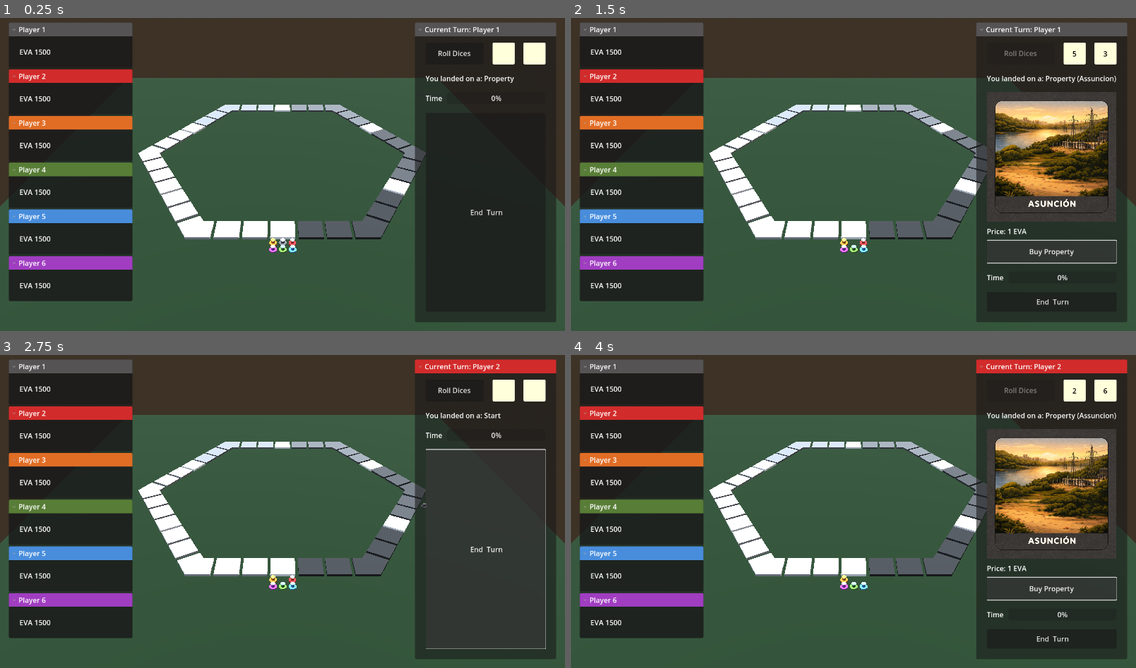
Above: before the commit, frames 1-4 (two rows, left to right).
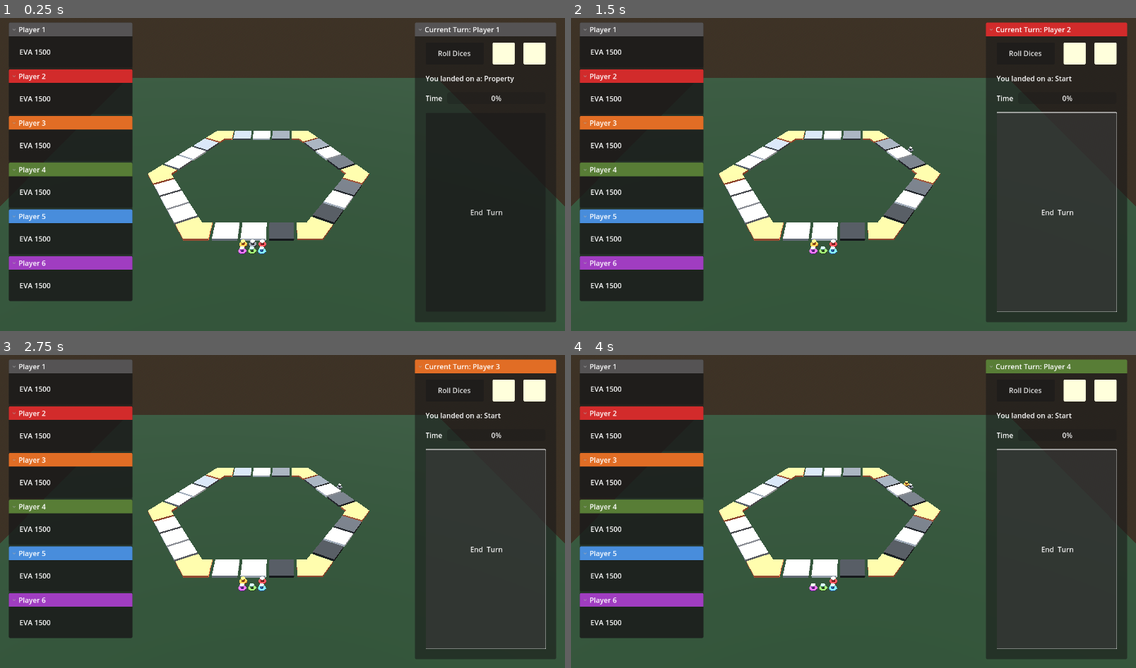
Above: after the commit, the same moments.

Repository: Falafel-Open-Games/evanopolis-ui-slice
Game: Godot game, scene res://scenes/game.tscn
Same seed, same stepped clock (60 frames per second), same inputs: the game is played once before the commit and once after it.
Inputs (mouse positions are in pixels of both pictures, inside the frame that each line leads up to):
- Up to frame 1 (0.25 s): no input
- Up to frame 2 (1.5 s): click "Roll Dices" at 0.5 s; click (1051, 252) at 1.25 s, where only the run before the commit has a clickable "Buy Property"
- Up to frame 3 (2.75 s): click "End Turn" at 2 s
- Up to frame 4 (4 s): click "Roll Dices" at 2.75 s; click (1051, 589) at 3.5 s, where only the run before the commit has a clickable "Buy Property"

The runs differ from the first frame. In frame 1, 7.0% of the frame differs, in the area x 24-76%, y 27-76%; in frame 2, 17%, in the area x 24-99%, y 1-98%; in frame 3, 8.0%; in frame 4, 17%.

Commit message:
docs: board layout spec and 24-tile test layout
Notes:
- Reduced board size to 24 for local testing only before the upcoming refactor PR.

Diff:
--- a/godot/project.godot
+++ b/godot/project.godot
@@ -15,12 +15,12 @@
 config/features=PackedStringArray("4.5")
 config/icon="res://icon.svg"
 
+[autoload]
+
+Palette="*res://scripts/autoload/color_palette.gd"
+
 [display]
 
 window/size/viewport_width=1280
 window/size/viewport_height=720
 window/size/mode=2
-
-[autoload]
-
-Palette="*res://scripts/autoload/color_palette.gd"
--- a/godot/scenes/game.tscn
+++ b/godot/scenes/game.tscn
@@ -60,25 +60,26 @@
 transform = Transform3D(1, 0, 0, 0, 1, 0, 0, 0, 1, -0.14096236, 0, 0.25193307)
 
 [node name="SideStrip1" parent="tiles" instance=ExtResource("2_s0k7h")]
+transform = Transform3D(1, 0, 0, 0, 1, 0, 0, 0, 1, -0.0020422935, 0, 0.003063351)
 
 [node name="SideStrip2" parent="tiles" instance=ExtResource("2_s0k7h")]
-transform = Transform3D(0.49999997, 0, 0.86602545, 0, 1, 0, -0.86602545, 0, 0.49999997, 0.28620952, 0, -0.0019304231)
+transform = Transform3D(0.49999997, 0, 0.86602545, 0, 1, 0, -0.86602545, 0, 0.49999997, 0.19371998, 0, 0.00096845627)
 
 [node name="SideStrip3" parent="tiles" instance=ExtResource("2_s0k7h")]
-transform = Transform3D(-0.50000006, 0, 0.8660254, 0, 1, 0, -0.8660254, 0, -0.50000006, 0.42784536, 0, -0.25294417)
+transform = Transform3D(-0.50000006, 0, 0.8660254, 0, 1, 0, -0.8660254, 0, -0.50000006, 0.28882664, 0, -0.1696936)
 
 [node name="SideStrip4" parent="tiles" instance=ExtResource("2_s0k7h")]
-transform = Transform3D(-1, 0, -8.742278e-08, 0, 1, 0, 8.742278e-08, 0, -1, 0.28227258, 0, -0.50005245)
+transform = Transform3D(-1, 0, -8.742278e-08, 0, 1, 0, 8.742278e-08, 0, -1, 0.18880007, 0, -0.3374564)
 
 [node name="SideStrip5" parent="tiles" instance=ExtResource("2_s0k7h")]
-transform = Transform3D(-0.50000006, 0, -0.8660254, 0, 1, 0, 0.8660254, 0, -0.50000006, -0.004400134, 0, -0.49770635)
+transform = Transform3D(-0.50000006, 0, -0.8660254, 0, 1, 0, 0.8660254, 0, -0.50000006, -0.0050759763, 0, -0.33558646)
 
 [node name="SideStrip6" parent="tiles" instance=ExtResource("2_s0k7h")]
-transform = Transform3D(0.49999997, 0, -0.86602545, 0, 1, 0, 0.86602545, 0, 0.49999997, -0.1462281, 0, -0.24818012)
+transform = Transform3D(0.49999997, 0, -0.86602545, 0, 1, 0, 0.86602545, 0, 0.49999997, -0.10168193, 0, -0.16519612)
 
 [node name="Pawns" type="Node3D" parent="."]
 script = ExtResource("4_3k9qj")
-markers_root_path = NodePath("../tiles/SideStrip1/Tile4/PawnMarkers")
+markers_root_path = NodePath("../tiles/SideStrip1/Tile3/PawnMarkers")
 
 [node name="Pawn1" parent="Pawns" instance=ExtResource("3_lbhrr")]
 
--- a/godot/scenes/side_strip.tscn
+++ b/godot/scenes/side_strip.tscn
@@ -16,9 +16,3 @@
 
 [node name="Tile4" parent="." instance=ExtResource("1_5s5n0")]
 transform = Transform3D(1, 0, 0, 0, 1, 0, 0, 0, 1, 0.1413725, 0, 0)
-
-[node name="Tile5" parent="." instance=ExtResource("1_5s5n0")]
-transform = Transform3D(1, 0, 0, 0, 1, 0, 0, 0, 1, 0.18658759, 0, 0)
-
-[node name="Tile6" parent="." instance=ExtResource("1_5s5n0")]
-transform = Transform3D(1, 0, 0, 0, 1, 0, 0, 0, 1, 0.23158759, 0, 0)
--- a/godot/scripts/board_layout.gd
+++ b/godot/scripts/board_layout.gd
@@ -10,14 +10,12 @@
 	"SideStrip6",
 ]
 
-const CENTER_TILE_NAME: String = "Tile4"
+const CENTER_TILE_NAME: String = "Tile3"
 const STRIP_TILE_ORDER: Array[String] = [
 	"CornerTile",
 	"Tile2",
 	"Tile3",
 	"Tile4",
-	"Tile5",
-	"Tile6",
 ]
 
 func _ready() -> void:
@@ -45,14 +43,12 @@
 		var prev_color: Color = Palette.CITY_COLORS_BY_NAME.get(prev_city, Color.WHITE)
 		var next_color: Color = Palette.CITY_COLORS_BY_NAME.get(next_city, Color.WHITE)
 
-		_set_tile_color(side, "CornerTile", prev_color)
+		_set_tile_color(side, "CornerTile", Color.CORAL)
 		_set_tile_color(side, "Tile2", prev_color)
-		_set_tile_color(side, "Tile3", prev_color)
 
 		_set_tile_color(side, CENTER_TILE_NAME, Color.WHITE)
 
-		_set_tile_color(side, "Tile5", next_color)
-		_set_tile_color(side, "Tile6", next_color)
+		_set_tile_color(side, "Tile4", next_color)
 
 func _set_tile_color(parent: Node, tile_name: String, color: Color) -> void:
 	var tile: Node = parent.get_node_or_null(tile_name)
@@ -65,11 +61,11 @@
 	if tiles_root == null:
 		return tiles_list
 
-	# Start at SideStrip1 Tile4 and move counter-clockwise.
+	# Start at SideStrip1 Tile3 and move counter-clockwise.
 	var strip1: Node = tiles_root.get_node_or_null(SIDE_STRIP_NAMES[0])
 	if strip1 == null:
 		return tiles_list
-	for tile_name in ["Tile4", "Tile5", "Tile6"]:
+	for tile_name in ["Tile3", "Tile4"]:
 		var tile: Node = strip1.get_node_or_null(tile_name)
 		if tile is Node3D:
 			tiles_list.append(tile)
@@ -83,7 +79,7 @@
 			if tile is Node3D:
 				tiles_list.append(tile)
 
-	for tile_name in ["CornerTile", "Tile2", "Tile3"]:
+	for tile_name in ["CornerTile", "Tile2"]:
 		var tile: Node = strip1.get_node_or_null(tile_name)
 		if tile is Node3D:
 			tiles_list.append(tile)
@@ -115,48 +111,42 @@
 	if tile_index == 0:
 		info["type"] = "start"
 		return info
-	if tile_index == 18:
+	if tile_index == 12:
 		info["type"] = "inspection"
 		return info
-	if tile_index == 6 or tile_index == 24:
+	if tile_index == 4 or tile_index == 16:
 		info["type"] = "incident"
 		info["incident_kind"] = "suerte"
 		return info
-	if tile_index == 12 or tile_index == 30:
+	if tile_index == 8 or tile_index == 20:
 		info["type"] = "incident"
 		info["incident_kind"] = "destino"
 		return info
 
+	info["type"] = "special_property" if _is_corner_tile(tile_index) else "property"
+
 	var city: String = _city_for_property(tile_index)
 	if city.is_empty():
 		return info
-
 	info["city"] = city
-	info["type"] = "special_property" if _is_corner_tile(tile_index) else "property"
 	return info
 
 func _is_corner_tile(tile_index: int) -> bool:
-	if tile_index == 33:
-		return true
-	if tile_index < 3 or tile_index > 32:
-		return false
-	var offset: int = tile_index - 3
-	return (offset % 6) == 0
+	var corners: Array[int] = [2, 6, 10, 14, 18, 22]
+	print("is corner", corners, tile_index, corners.has(tile_index))
+	return corners.has(tile_index)
 
 func _city_for_property(tile_index: int) -> String:
-	if tile_index == 33 or tile_index == 34 or tile_index == 35:
-		return Palette.CITY_ORDER[Palette.CITY_ORDER.size() - 1]
-	if tile_index == 1 or tile_index == 2:
+	if tile_index == 1 or tile_index == 3:
 		return Palette.CITY_ORDER[0]
-	if tile_index < 3 or tile_index > 32:
-		return ""
-	var offset: int = tile_index - 3
-	var strip_index: int = int(offset / 6.0) + 1
-	var tile_pos: int = offset % 6
-	if tile_pos == 3:
-		return ""
-	var prev_city: String = Palette.CITY_ORDER[strip_index - 1]
-	var next_city: String = Palette.CITY_ORDER[strip_index]
-	if tile_pos <= 2:
-		return prev_city
-	return next_city
+	if tile_index == 5  or tile_index == 7:
+		return Palette.CITY_ORDER[1]
+	if tile_index == 9 or tile_index == 11:
+		return Palette.CITY_ORDER[2]
+	if tile_index == 13 or tile_index == 15:
+		return Palette.CITY_ORDER[3]
+	if tile_index == 17 or tile_index == 19:
+		return Palette.CITY_ORDER[4]
+	if tile_index == 21 or tile_index == 23:
+		return Palette.CITY_ORDER[5]
+	return ""
Not shown, added: docs/board-layout-spec.md
Not shown, changed: docs/feedback.md
